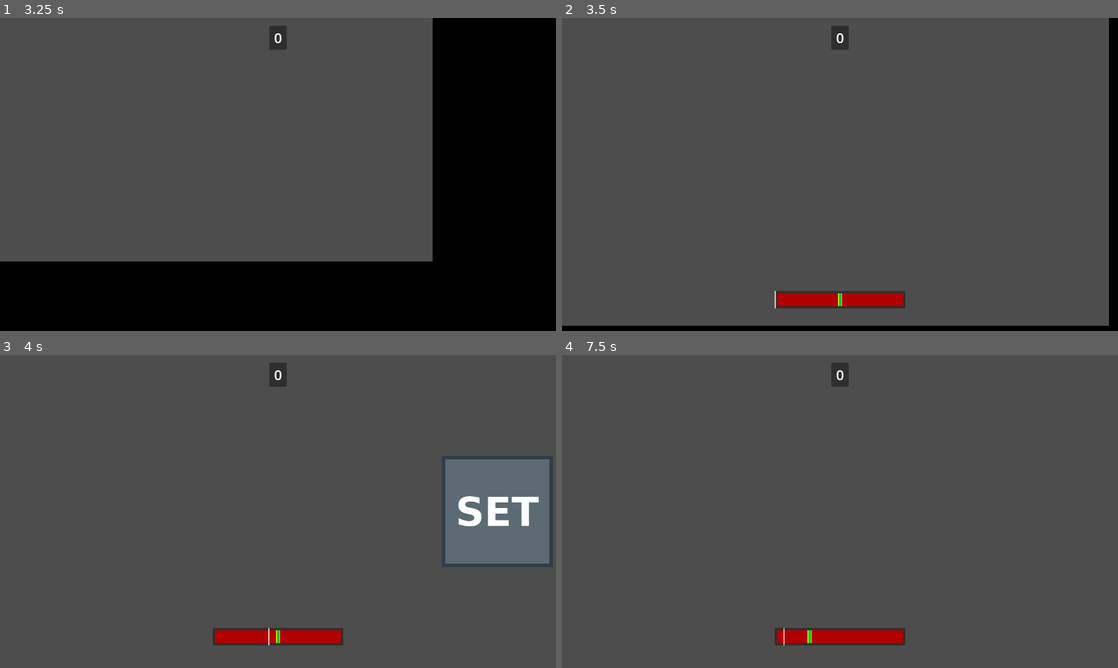
Above: before the commit, frames 1-4 (two rows, left to right).
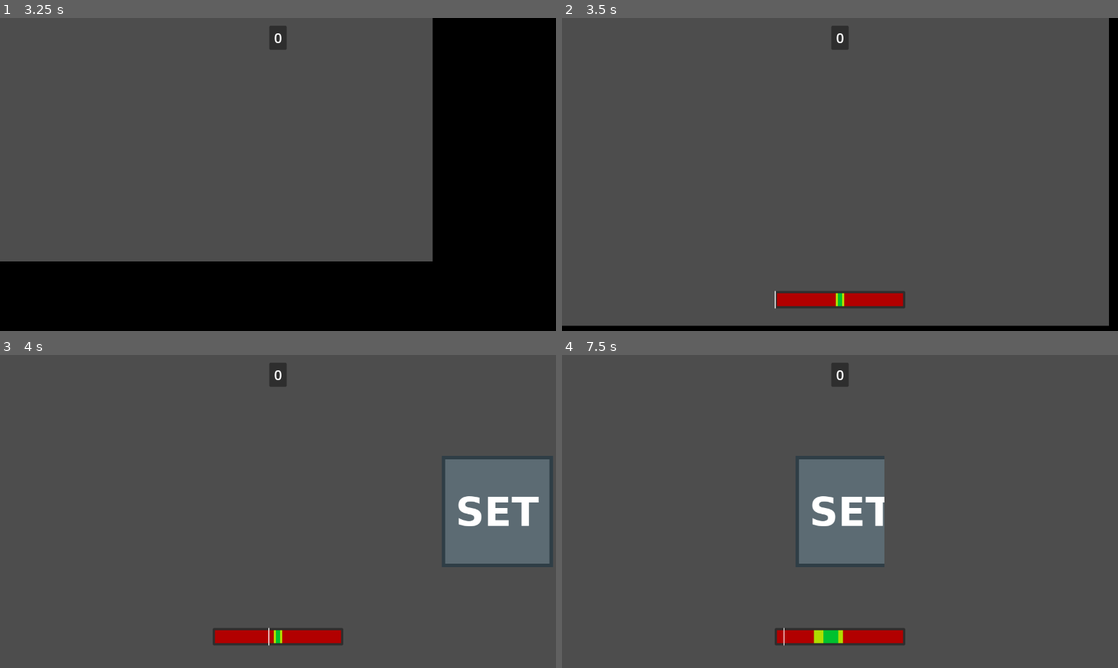
Above: after the commit, the same moments.

Repository: Chebrbober/GMTK-JAM
Game: Godot game, scene res://scenes/main_menu.tscn
The game is run twice, just before and just after one commit, with the same random seed, the same clock (stepped at 60 frames per second) and the same inputs.
Inputs (mouse positions are in pixels of both pictures, inside the frame that each line leads up to):
- Up to frame 1 (3.25 s): click "Play" at 0.5 s; click "Play" at 1.25 s; tap Enter at 2 s; move the mouse to (400, 158) at 2.02 s; press the mouse at (400, 158) at 2.03 s; hold Right (move_right) 2.03-2.78 s; tap Space (jump) at 2.27, 3.02 s; move the mouse to (166, 190) at 2.77 s; release the mouse at (166, 190) at 2.78 s; hold Down (move_down) from 2.78 s (still down); click (166, 190) at 2.85 s
- Up to frame 2 (3.5 s): keep holding Down (move_down)
- Up to frame 3 (4 s): move the mouse to (333, 442) at 3.52 s; release Down (move_down) at 3.53 s; press the mouse at (333, 442) at 3.53 s; hold Right (move_right) from 3.53 s (still down)
- Up to frame 4 (7.5 s): move the mouse to (812, 574) at 4.27 s; release Right (move_right) at 4.28 s; release the mouse at (812, 574) at 4.28 s; hold Up (move_up) 4.28-5.03 s; click (812, 574) at 4.35 s; tap Space (jump) at 4.52, 5, 5.27, 6.02, 6.5 s; move the mouse to (1006, 558) at 5.02 s; press the mouse at (1006, 558) at 5.03 s; hold Left (move_left) 5.03-6.53 s; tap Enter at 5.75, 7.25 s; move the mouse to (673, 464) at 5.77 s; release the mouse at (673, 464) at 5.78 s; click (673, 464) at 5.85 s; move the mouse to (867, 511) at 6.52 s; press the mouse at (867, 511) at 6.53 s; hold Down (move_down) 6.53-7.28 s; move the mouse to (756, 433) at 7.27 s; release the mouse at (756, 433) at 7.28 s; hold Right (move_right) from 7.28 s (still down); click (756, 433) at 7.35 s

Frame 1 is identical in both runs. In frame 2, less than 0.1% of the frame differs, in the area x 49-51%, y 87-93%; in frame 3, less than 0.1%; in frame 4, 6.0%, in the area x 42-58%, y 32-93%.

Commit message:
change the size of the green and yellow zones dynamically

Diff:
--- a/scenes/game.tscn
+++ b/scenes/game.tscn
@@ -82,13 +82,13 @@
 color = Color(0.698039, 0, 0, 1)
 
 [node name="YellowZone" type="ColorRect" parent="UI/CutBar/PanelContainer/MarginContainer"]
-custom_minimum_size = Vector2(10, 0)
+custom_minimum_size = Vector2(20, 0)
 layout_mode = 2
 size_flags_horizontal = 4
 color = Color(0.686275, 0.866667, 0, 1)
 
 [node name="GreenZone" type="ColorRect" parent="UI/CutBar/PanelContainer/MarginContainer/YellowZone"]
-custom_minimum_size = Vector2(5, 0)
+custom_minimum_size = Vector2(10, 0)
 layout_mode = 1
 anchors_preset = 8
 anchor_left = 0.5
--- a/scripts/cut_bar.gd
+++ b/scripts/cut_bar.gd
@@ -1,11 +1,14 @@
 extends Control
 
+@onready var red_zone: ColorRect = $PanelContainer/MarginContainer/RedZone
 @onready var yellow_zone: ColorRect = $PanelContainer/MarginContainer/YellowZone
 @onready var green_zone: ColorRect = $PanelContainer/MarginContainer/YellowZone/GreenZone
 @onready var panel_container: PanelContainer = $PanelContainer
 @onready var indicator: ColorRect = %Indicator
 @export var time_to_move: float = 1.0
 var tween: Tween
+var multiplier: float = 1.5
+var max_size: float = 150
 
 signal mouse_clicked
 
@@ -19,10 +22,36 @@
 	tween.tween_property(indicator, "position:x", 0, time_to_move)
 
 func randomize_pos():
-	yellow_zone.position.x = randf_range(0 + yellow_zone.size.x / 2, panel_container.size.x - yellow_zone.size.x / 2)
+	yellow_zone.position.x = randf_range(0 + yellow_zone.size.x, panel_container.size.x - yellow_zone.size.x  * 1.5)
+	green_zone.position.x = yellow_zone.size.x / 2 - green_zone.size.x / 2
+
+func is_indicator_in_zone(zone: Control) -> bool:
+	return indicator.get_global_rect().intersects(zone.get_global_rect())
 
 func _on_click_area_gui_input(event: InputEvent) -> void:
 	if not event.is_action_pressed("click"):
 		return
-	emit_signal("mouse_clicked")
-	randomize_pos()
+	if is_indicator_in_zone(green_zone):
+		print("perfect")
+		emit_signal("mouse_clicked")
+		randomize_pos()
+		update_zone_sizes(true)
+	elif is_indicator_in_zone(yellow_zone):
+		print("good")
+		emit_signal("mouse_clicked")
+		randomize_pos()
+		update_zone_sizes(true)
+	else:
+		print('miss')
+		randomize_pos()
+		update_zone_sizes(false)
+
+func update_zone_sizes(is_hit: bool) -> void:
+	if is_hit and green_zone.size.x:
+		green_zone.size.x /= multiplier
+		yellow_zone.size.x /= multiplier
+	elif !is_hit and green_zone.size.x and yellow_zone.size.x < 150:
+		var yellow_zone_size: int = yellow_zone.size.x * multiplier
+		if yellow_zone_size <= 150:
+			yellow_zone.size.x = yellow_zone_size
+			green_zone.size.x *= multiplier
--- a/scripts/food.gd
+++ b/scripts/food.gd
@@ -4,6 +4,7 @@
 @export var cuts_required: int = 5
 @export var cuts_done: int = 0
 @export var available_sprites: Array[Texture2D]
+var can_cut: bool = true
 
 signal finished(node: Node2D)
 
@@ -18,6 +19,8 @@
 	)
 
 func cut() -> void:
+	if !can_cut:
+		return
 	cuts_done += 1
 
 	var remaining = cuts_required - cuts_done
@@ -28,4 +31,5 @@
 	sprite_2d.region_rect = rect
 
 	if cuts_done == cuts_required:
+		can_cut = false
 		finished.emit(self)
